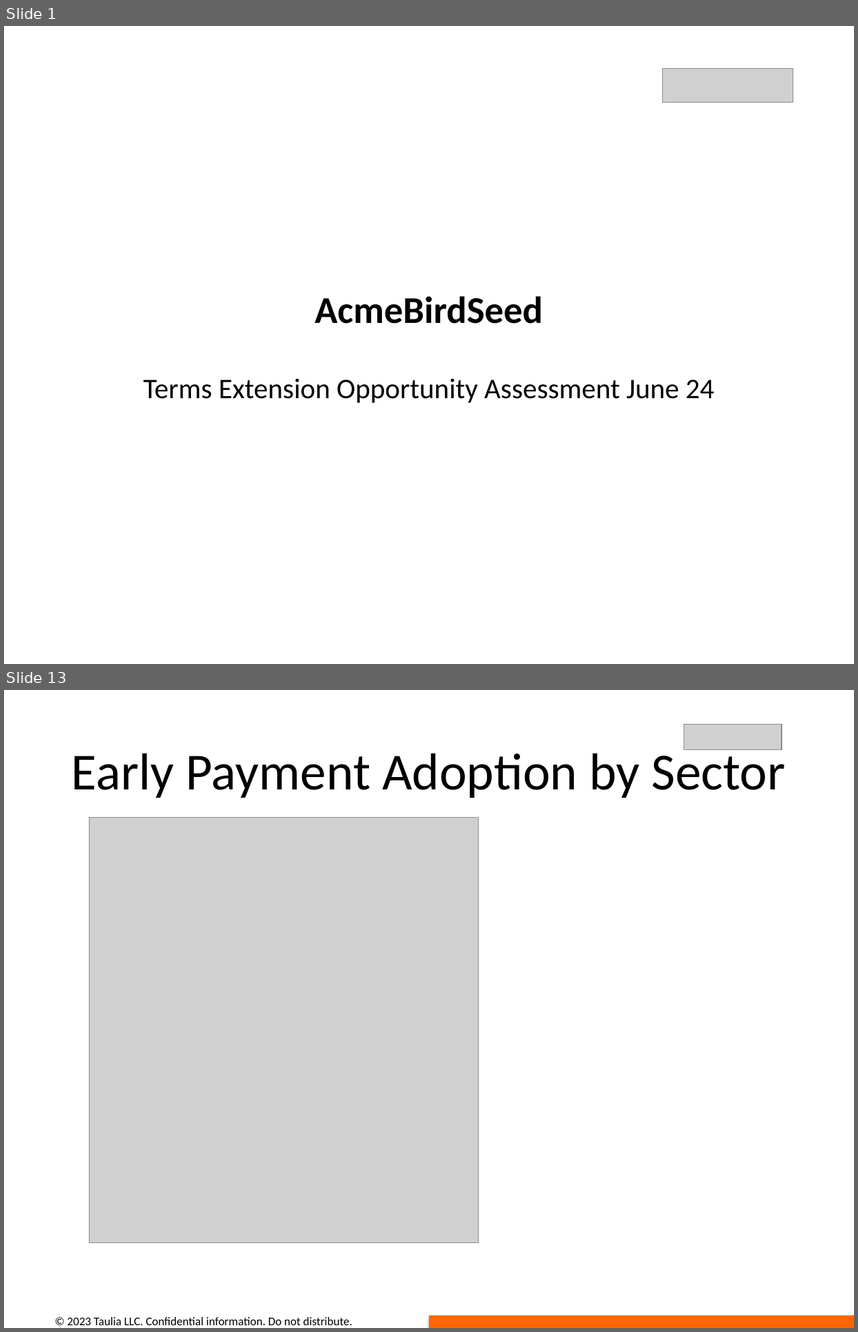
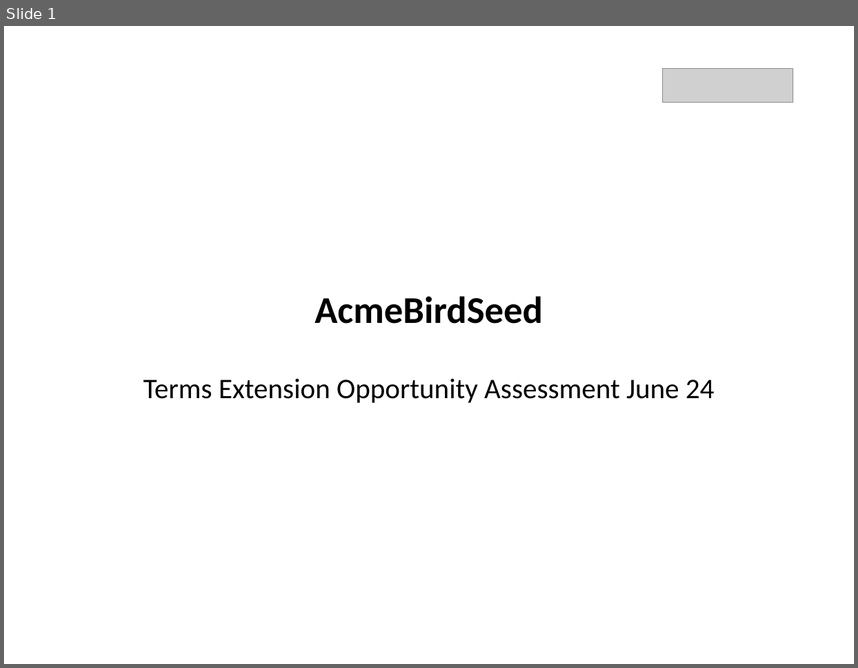
Before and after one commit to dimitarivanov-taulia/opportunity_deck_automation, a slide deck: presentations/output_presentation.pptx. Shown one above the other, each under a label of ours: slides 1 and 13 before the commit, slide 1 after it; the slides between them are not shown. The pictures are 858x1332 and 858x668 pixels, drawn with LibreOffice and Linux fonts; fonts in the diff are those of the drawing; grey boxes stand for pictures; background and template pictures are left out. Boxes give left, top, right and bottom in pixels: in the first picture for what was removed or moved away, otherwise in the second. Text is boxed around its words. In the diff, an @@ line names an element or a change of style, - is before the commit and + after.

```diff
--- a/presentations/output_presentation.pptx
+++ b/presentations/output_presentation.pptx
@@ slide 13 removed at (4,690,854,1328), background #FFFFFF @@
@@ picture removed at (684,724,782,749) @@
@@ title removed at (72,746,786,798) @@
-Early Payment Adoption by Sector
@@ picture removed at (89,818,478,1243) @@
@@ text removed at (67,1317,352,1325) @@
-© 2023 Taulia LLC. Confidential information. Do not distribute.
@@ rectangle removed at (429,1315,854,1328) @@
```
Also in this commit, not shown: 5 slides changed, 12 other slides removed, 26 other files.
